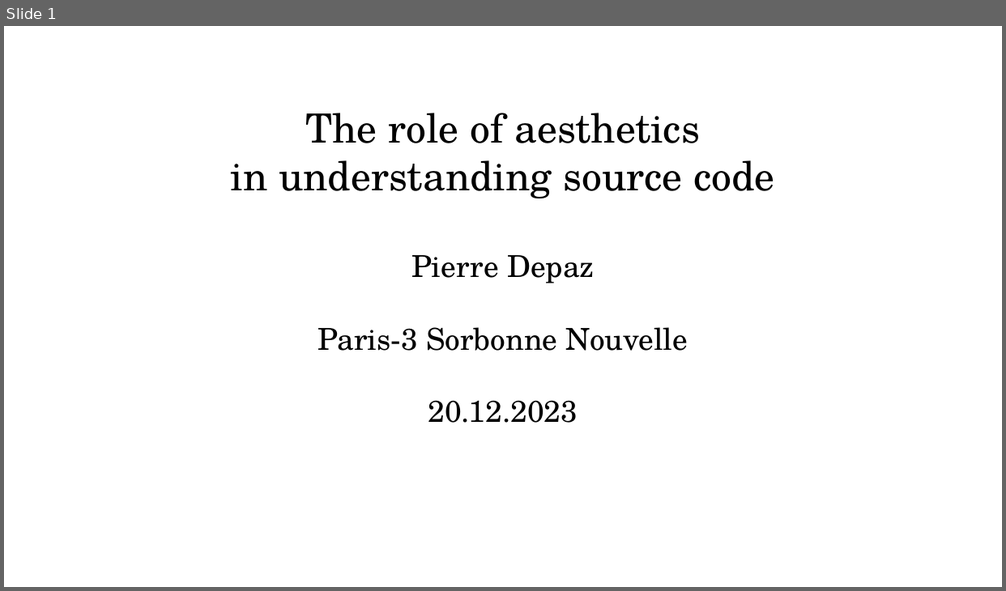
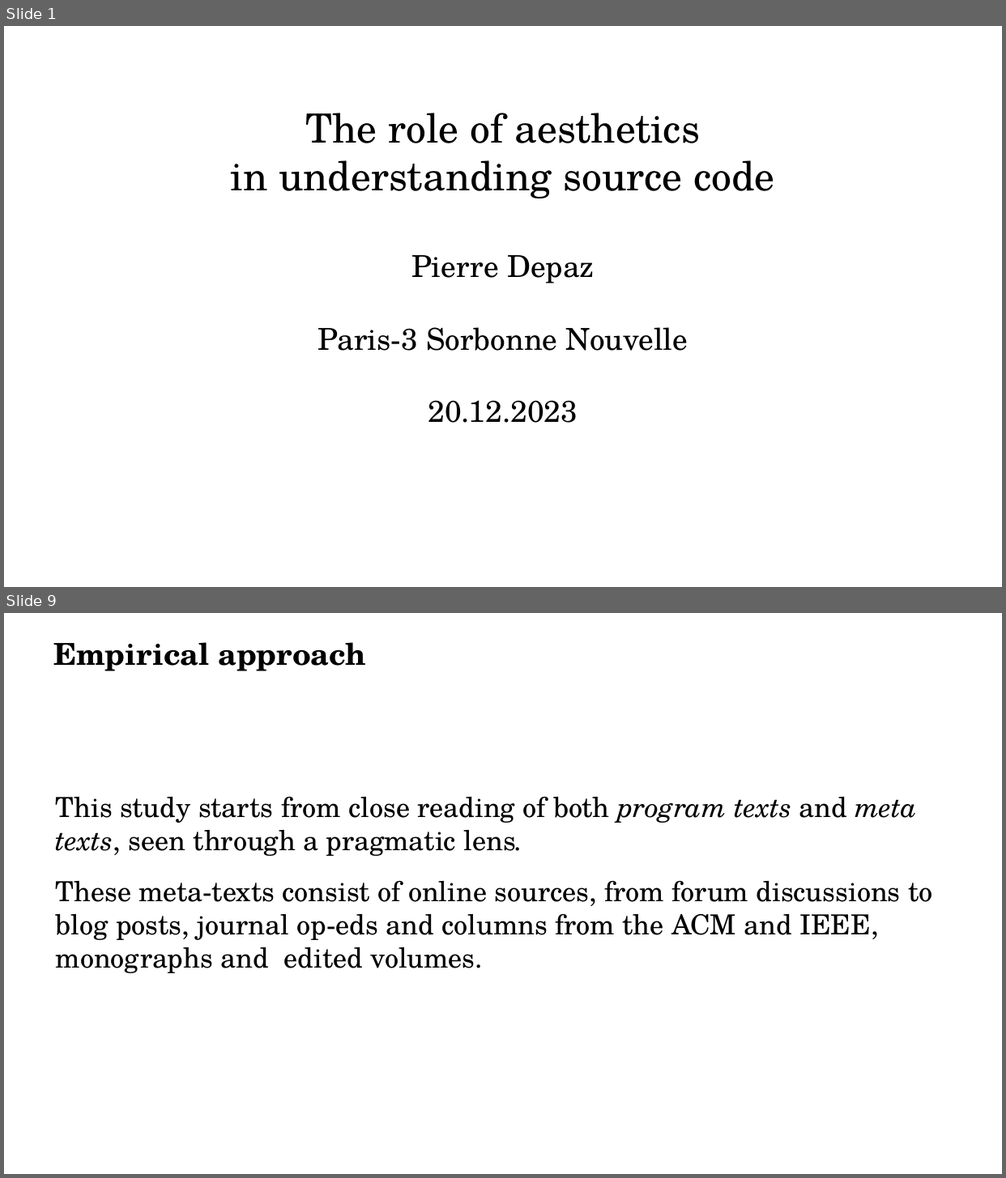
Before and after one commit to periode/thesis, a slide deck: jury/soutenance/Soutenance.odp. Shown one above the other, each under a label of ours: slide 1 before the commit, slides 1 and 9 after it; the slides between them are not shown. The pictures are 1006x591 and 1006x1178 pixels, drawn with LibreOffice and Linux fonts; fonts in the diff are those of the drawing. Boxes give left, top, right and bottom in pixels: in the first picture for what was removed or moved away, otherwise in the second. Text is boxed around its words. In the diff, an @@ line names an element or a change of style, - is before the commit and + after.

```diff
--- a/jury/soutenance/Soutenance.odp
+++ b/jury/soutenance/Soutenance.odp
@@ slide 9 added at (4, 613, 1002, 1174), background #FFFFFF @@
@@ title added at (54, 642, 366, 671), 24 pt, text #000000, bold @@
+Empirical approach
@@ text added at (56, 797, 932, 973), 22 pt, text #000000 @@
+This study starts from close reading of both program texts and meta texts, seen through a pragmatic lens.
+These meta-texts consist of online sources, from forum discussions to blog posts, journal op-eds and columns from the ACM and IEEE, monographs and edited volumes.
```
Also in this commit, not shown: 12 slides changed, 23 other slides added, 12 slides removed, 7 other files.
